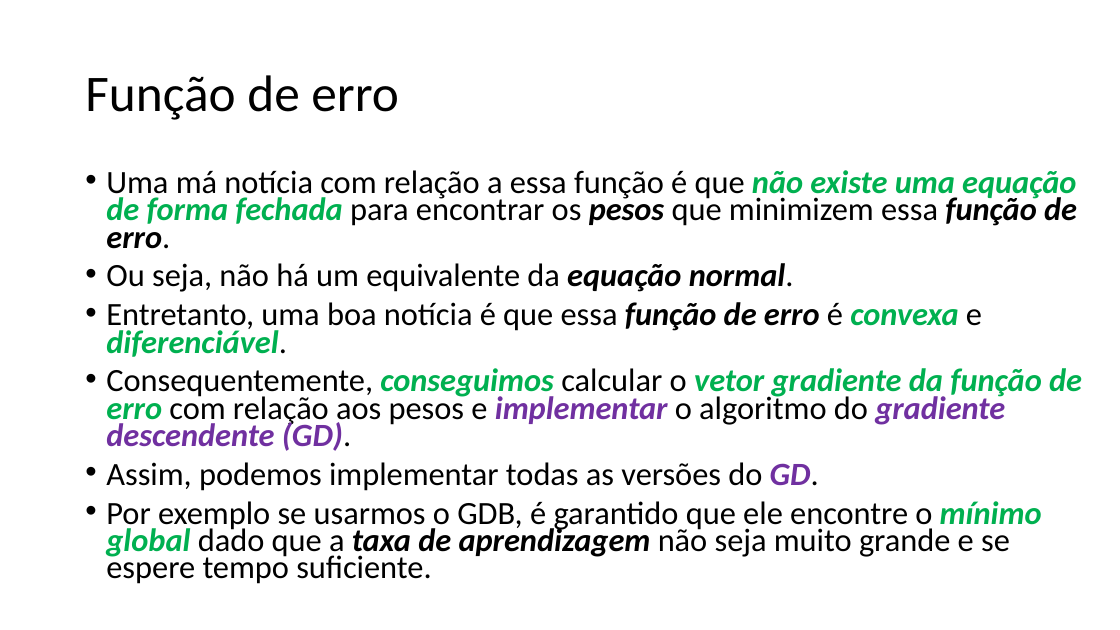
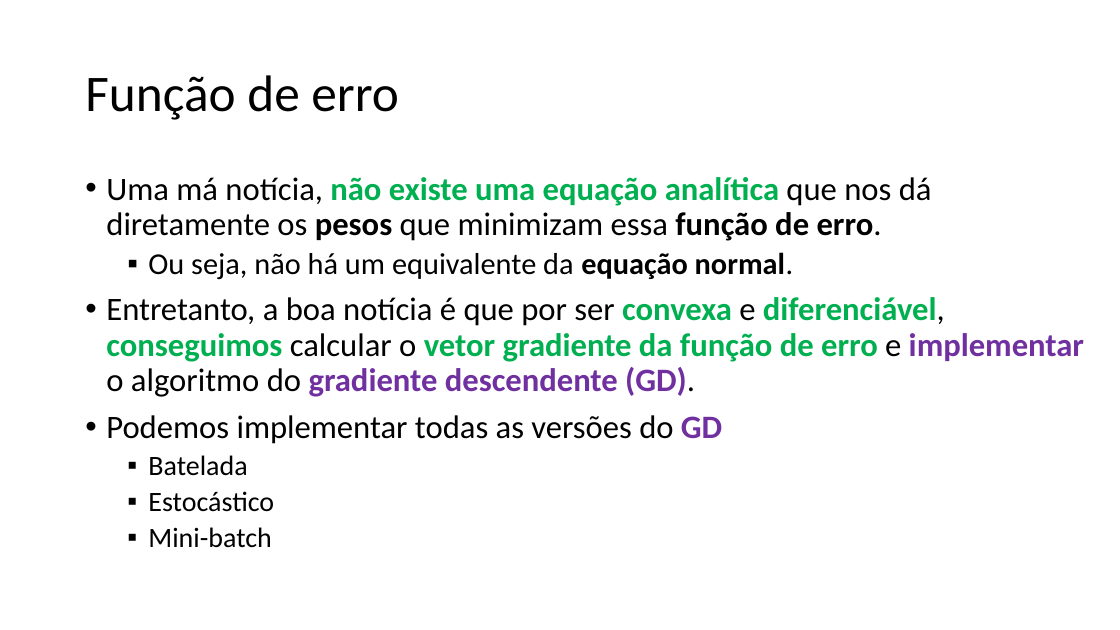
Before and after one commit to zz4fap/c24_inteligencia_artificial, a slide deck: slide 33 of slides/C24_Classificação.pptx (slide 34 before the commit). Drawn at 1120x630 pixels with LibreOffice and Linux fonts; fonts in the diff are those of the drawing. Boxes give left, top, right and bottom in pixels: in the first picture for what was removed or moved away, otherwise in the second. Text is boxed around its words. In the diff, an @@ line names an element or a change of style, - is before the commit and + after.

Commit message:
new slides

```diff
--- a/slides/C24_Classificação.pptx
+++ b/slides/C24_Classificação.pptx
@@ text at [106, 177, 932, 241]: text changed; size 27.8 to 28 pt @@
-• Uma má notícia com relação a essa função é que não existe uma equação de forma fechada para encontrar os pesos que minimizem essa função de erro.
+• Uma má notícia, não existe uma equação analítica que nos dá diretamente os pesos que minimizam essa função de erro.
@@ text at [148, 252, 793, 280]: size 27.8 to 26 pt in "Ou seja, não há um equivalente da ..."; italic off in "equação normal."; bullet • to ▪; list level 1 to 2 in "Ou seja, não há um ..."; line spacing 0.7 to 0.9 @@
@@ text at [106, 297, 1084, 547]: text changed; size 27.8 to 28 pt @@
-• Entretanto, uma boa notícia é que essa função de erro é convexa e diferenciável.
-• Consequentemente, conseguimos calcular o vetor gradiente da função de erro com relação aos pesos e implementar o algoritmo do gradiente descendente (GD).
-• Assim, podemos implementar todas as versões do GD.
-• Por exemplo se usarmos o GDB, é garantido que ele encontre o mínimo global dado que a taxa de aprendizagem não seja muito grande e se espere tempo suficiente.
+• Entretanto, a boa notícia é que por ser convexa e diferenciável, conseguimos calcular o vetor gradiente da função de erro e implementar o algoritmo do gradiente descendente (GD).
+• Podemos implementar todas as versões do GD
+  ▪ Batelada
+  ▪ Estocástico
+  ▪ Mini-batch
```
